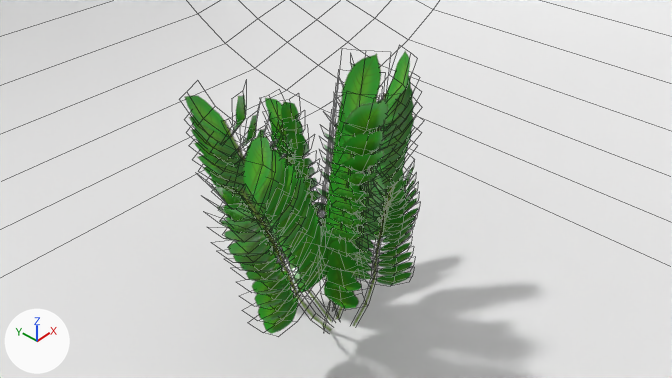
One commit to the Blender file Environment/ZanzibarPlant/ZanzibarPlant.blend: the scene before it, then after it.
Rendered twice from the file's camera 'Camera'. Arrows for +X, +Y and +Z are at lower left; the lights stay in place. Mesh edges are drawn as thin lines.
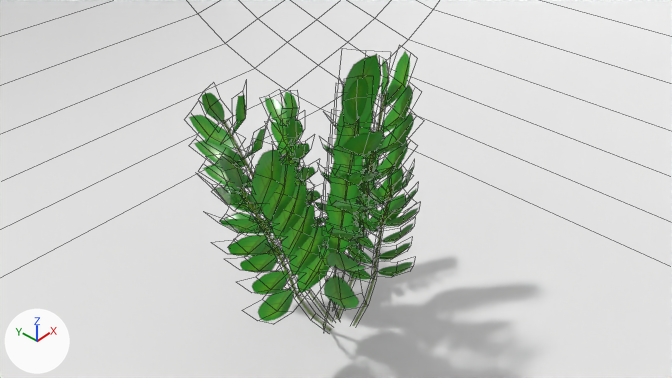
Where the change shows, as pixel boxes (x1, y1, x2, y2) in the pictures (672 x 378 px; the box of a moved part takes in the faces that stretch with it):
'Plane.006', surface changed, reshaped
    before: (184, 51, 419, 334)
    after: (189, 51, 419, 331)
part 1 of me_plane_008, moved or reshaped
    before: (338, 105, 354, 142)
    after: (345, 77, 368, 122)
part 2 of me_plane_008, moved or reshaped
    before: (384, 75, 411, 124)
    after: (381, 59, 389, 97)
part 3 of me_plane_008, moved or reshaped
    before: (371, 165, 387, 195)
    after: (388, 164, 395, 183)
part 4 of me_plane_008, moved or reshaped
    before: (281, 101, 299, 131)
    after: (284, 92, 298, 121)
part 5 of me_plane_008, moved or reshaped
    before: (184, 95, 229, 135)
    after: (202, 93, 225, 122)
part 6 of me_plane_008, moved or reshaped
    before: (243, 136, 272, 198)
    after: (219, 156, 245, 190)
part 7 of me_plane_008, deleted (green)
    before: (191, 62, 418, 291)
part 8 of me_plane_008, cut back
    before: (255, 253, 325, 334)
    after: (289, 248, 325, 293)
part 9 of me_plane_008, cut back
    before: (354, 252, 412, 285)
    after: (352, 249, 374, 279)

Diff of the bpy script that builds the scene:
```diff
--- a/Environment/ZanzibarPlant/ZanzibarPlant.blend.py
+++ b/Environment/ZanzibarPlant/ZanzibarPlant.blend.py
@@ img_zanzibarplant_uv_normal_png @@
+img_zanzibarplant_uv_normal_png = load_image('ZanzibarPlant_UV_Normal.png', '../SpikenardPlant/ZanzibarPlant_UV_Normal.png', 2048, 2048, 'sRGB')
@@ mat_material_001 @@
 n7 = _N.new('ShaderNodeInvert'); n7.name = 'Invert'
+n8 = _N.new('ShaderNodeTexImage'); n8.name = 'Image Texture.002'
+n8.image = img_zanzibarplant_uv_normal_png
+n9 = _N.new('ShaderNodeNormalMap'); n9.name = 'Normal Map'
 _L.new(n1.outputs[0], n0.inputs[0])  # 'Color' to 'Base Color'
@@ mat_material_001 @@
 n0 = _N.new('ShaderNodeBsdfPrincipled'); n0.name = 'Principled BSDF'
 _L.new(n7.outputs[0], n5.inputs[0])  # 'Color' to 'Factor'
+_L.new(n8.outputs[0], n9.inputs[1])  # 'Color' to 'Color'
+_L.new(n9.outputs[0], n0.inputs[5])  # 'Normal' to 'Normal'
@@ me_plane_008 @@
 # used by ob_plane_006; location = (0.0, 0.0, 0.0); rotation_euler = (1.6, 0.204, 0.224), in degrees (92, 12, 13); scale = (0.599, 0.599, 0.599)
-me_plane_008.from_pydata(...)  # 1596 vertices, 707 faces; spans x -5.55..1.83, y -0.18..8.37, z -3.2..2.32
+me_plane_008.from_pydata(...)  # 903 vertices, 399 faces; spans x -5.55..1.83, y -0.18..8.37, z -3.19..2.31
+# me_plane_008 part 1: the loose piece of 9 vertices spanning x -3.2..-2.14, y 6.28..7.85, z 0.49..1.69 is multiplied about its middle by the matrix ((0.513, -0.266, 0.118), (0.285, 0.509, -0.087), (-0.062, 0.132, 0.572)), then moved by (-0.62, 0.46, 0.24)
+# me_plane_008 part 2: the loose piece of 9 vertices spanning x -0.59..0.34, y 5.99..7.35, z 0.16..1.26 is multiplied about its middle by the matrix ((0.575, -0.209, -0.196), (0.26, 0.564, 0.162), (0.119, -0.224, 0.59)), then moved by (-0.3, 0.47, -0.24)
+# me_plane_008 part 3: the loose piece of 9 vertices spanning x -1.22..-0.39, y 4.53..5.48, z 0.71..1.35 is multiplied about its middle by the matrix ((0.545, 0.201, 0.063), (-0.134, 0.465, -0.327), (-0.162, 0.291, 0.48)), then moved by (0.04, 0.09, 0.28)
+# me_plane_008 part 4: the loose piece of 9 vertices spanning x -0.32..0.64, y 4.69..5.96, z -2.44..-1.97 is multiplied about its middle by the matrix ((0.659, 0.393, 0.016), (-0.37, 0.61, 0.281), (0.131, -0.249, 0.713)), then moved by (0.37, 0.06, -0.19)
+# me_plane_008 part 5: the loose piece of 9 vertices spanning x -3.13..-1.94, y 5.37..6.56, z -3.18..-2.13 is multiplied about its middle by the matrix ((0.704, -0.125, 0.077), (0.147, 0.611, -0.349), (-0.005, 0.357, 0.624)), then moved by (-0.06, 0.2, 0.2)
+# me_plane_008 part 6: the loose piece of 9 vertices spanning x -4.42..-4.02, y 5.26..6.74, z -0.65..0.21 is multiplied about its middle by the matrix ((0.602, -0.388, 0.02), (0.36, 0.571, 0.243), (-0.148, -0.194, 0.674)), then moved by (-0.51, -0.03, -0.19)
+# me_plane_008 part 7: 73 loose pieces with 657 vertices, spanning x -5.39..1.83, y 1.76..8.03, z -3.2..2.32, are deleted
+# me_plane_008 part 8
+# 18 vertices are removed from x -4.08..-2.21, y 1.65..2.76, z -0.5..0.45
+# 12 faces are deleted
+# 4 new faces join them
+# me_plane_008 part 9
+# 18 vertices are removed from x -0.6..0.23, y 1.89..3.03, z 0.96..2.04
+# 12 faces are deleted
+# 4 new faces join them
 me_plane_008.materials.append(mat_material_001)
```
